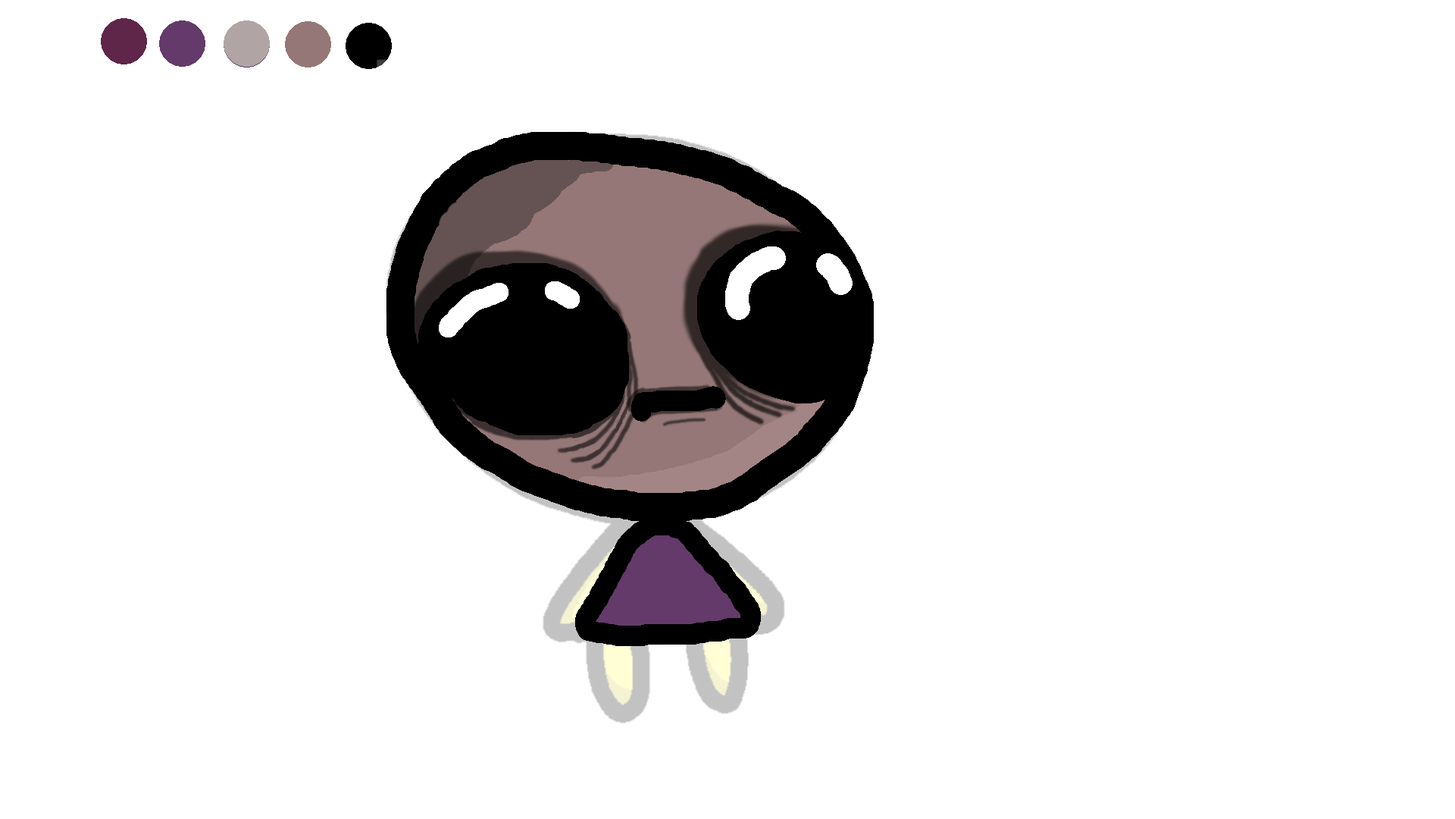
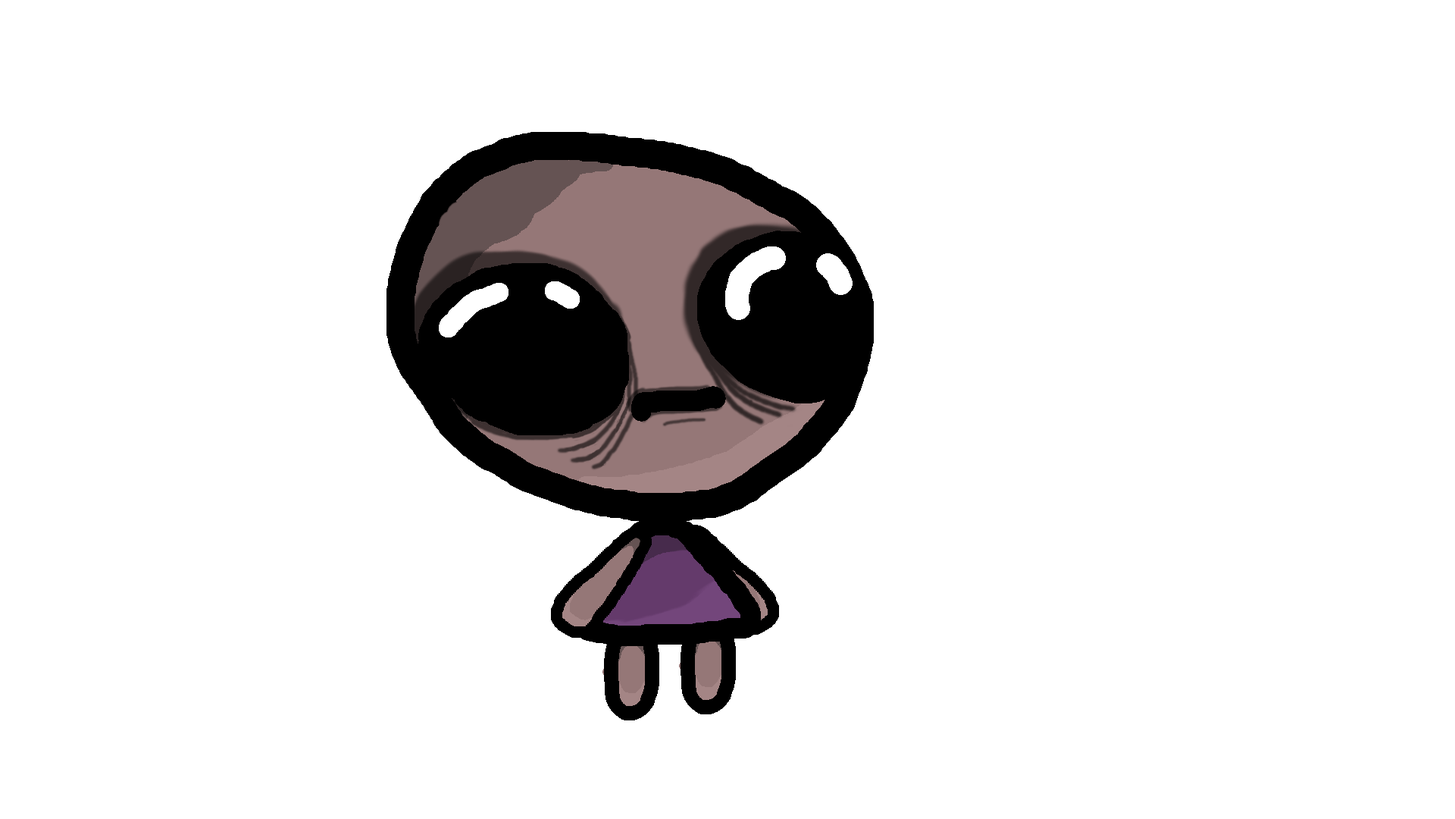
Layer changes from the first 1455px x 819px image to the second:
hid "img1.webp", opacity 24% → 100%, moved it above "right arm" over <box>375,58,849,724</box>
showed "right arm", painted on it over <box>543,514,652,640</box>
renamed "body fill" to "body", moved it above "right leg", painted on it over <box>575,514,762,646</box>
showed "right leg", painted on it over <box>584,616,660,724</box>
showed "left leg", painted on it over <box>679,610,751,715</box>
showed "left arm", painted on it over <box>678,517,786,635</box>
removed layer "body" over <box>575,514,762,646</box>
hid "background" over <box>100,18,849,724</box>
